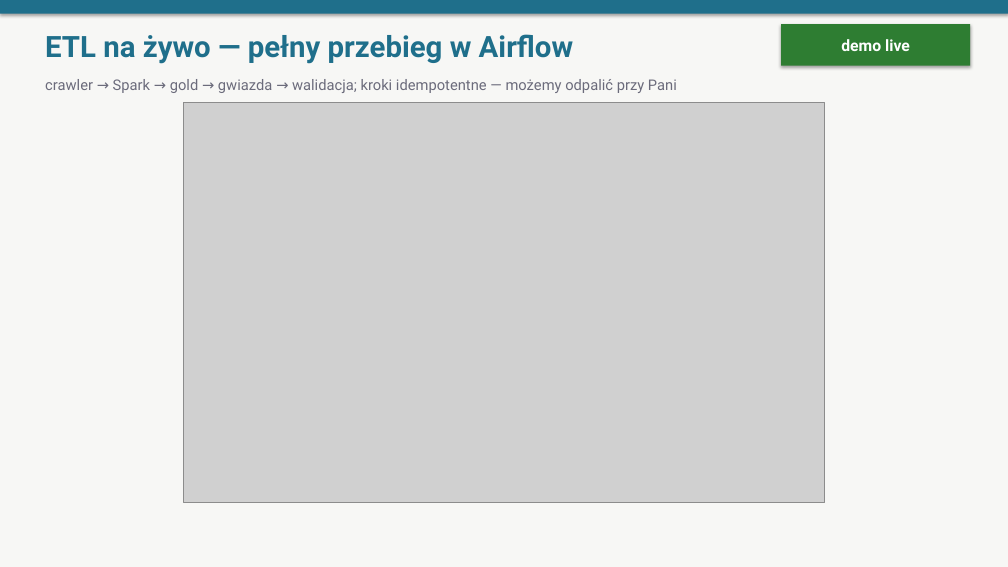
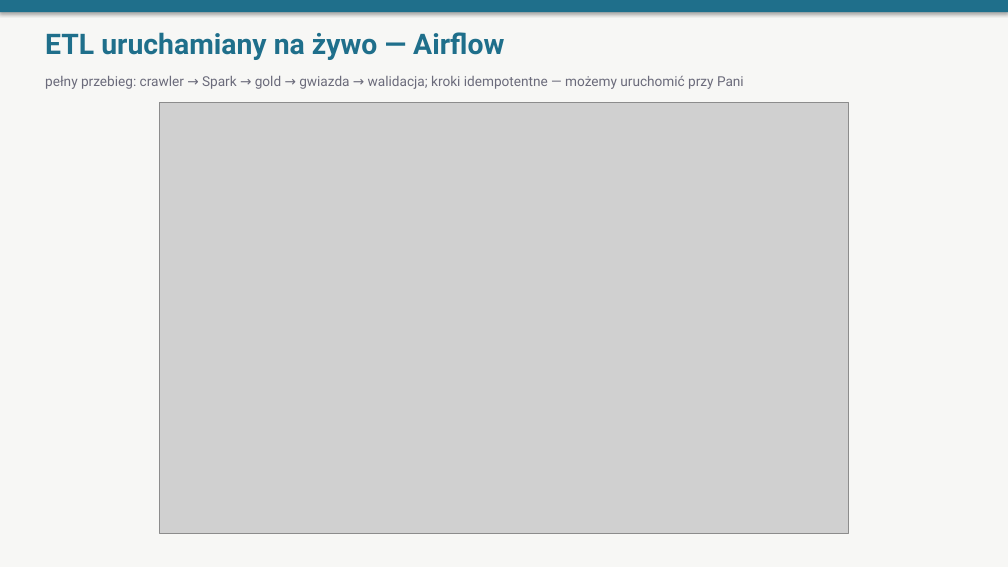
Before and after one commit to oskarfightingthekube/acled-etl-dashboard, a slide deck: slide 8 of docs/prezentacja_obrona.pptx. Drawn at 1008x567 pixels with LibreOffice and Linux fonts; fonts in the diff are those of the drawing; grey boxes stand for pictures. Boxes give left, top, right and bottom in pixels: in the first picture for what was removed or moved away, otherwise in the second. Text is boxed around its words. In the diff, an @@ line names an element or a change of style, - is before the commit and + after.

```diff
--- a/docs/prezentacja_obrona.pptx
+++ b/docs/prezentacja_obrona.pptx
@@ rectangle removed at (781, 24, 970, 66) @@
-demo live
@@ text at (45, 32, 504, 60): text changed; size 28 to 27 pt @@
-ETL na żywo — pełny przebieg w Airflow
+ETL uruchamiany na żywo — Airflow
@@ text at (45, 76, 744, 89): text changed; size 14 to 13 pt @@
-crawler → Spark → gold → gwiazda → walidacja; kroki idempotentne — możemy odpalić przy Pani
+pełny przebieg: crawler → Spark → gold → gwiazda → walidacja; kroki idempotentne — możemy uruchomić przy Pani
@@ picture: place and size @@
-picture at (184, 102, 825, 503)
+picture at (160, 102, 849, 533)
```
Also in this commit, not shown: 9 other slides changed, 4 slides added, 6 slides removed.
